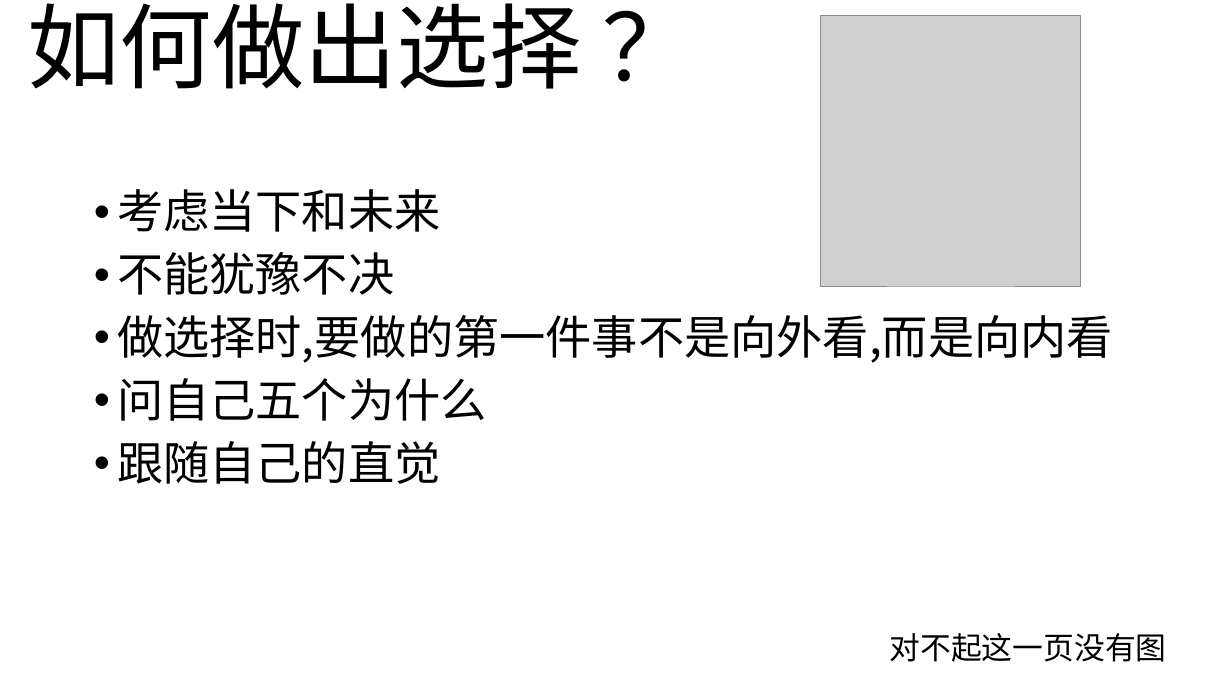
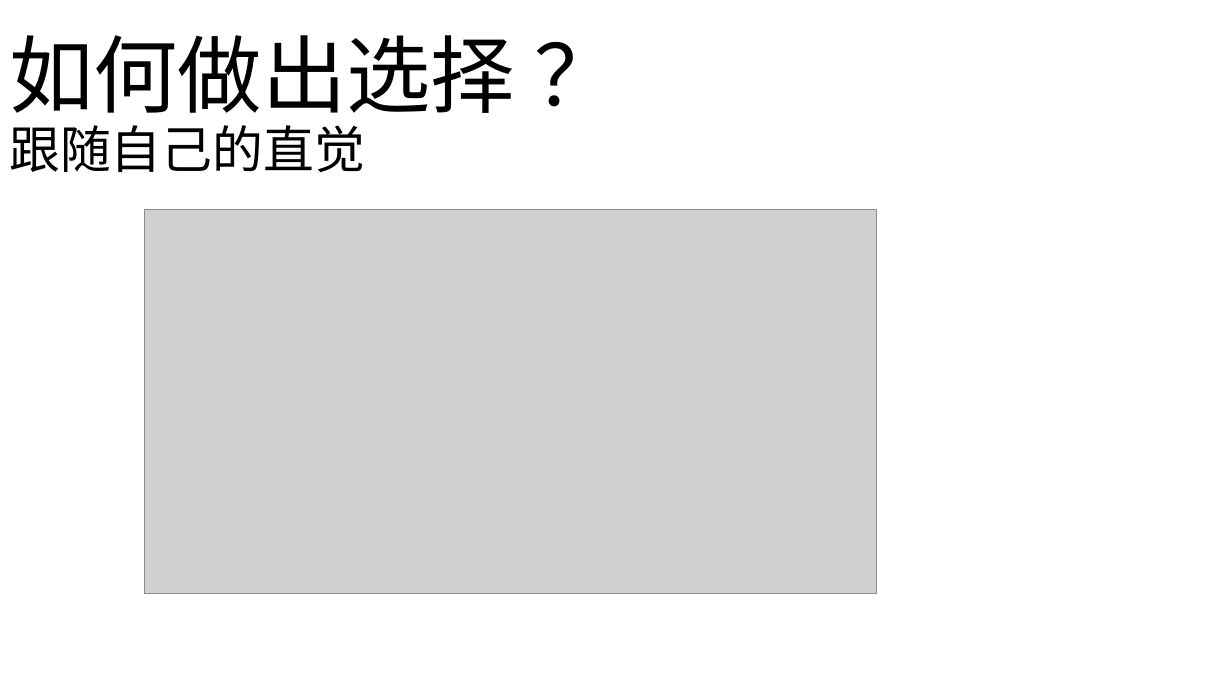
Before and after one commit to BambooDay/OI, a slide deck: slide 9 of 激情演讲.pptx (slide 5 before the commit). Drawn at 1232x693 pixels with LibreOffice and Linux fonts; fonts in the diff are those of the drawing; grey boxes stand for pictures. Boxes give left, top, right and bottom in pixels: in the first picture for what was removed or moved away, otherwise in the second. Text is boxed around its words. In the diff, an @@ line names an element or a change of style, - is before the commit and + after.

```diff
--- a/激情演讲.pptx
+++ b/激情演讲.pptx
@@ picture removed at (821, 16, 1080, 287) @@
@@ title at (9, 35, 515, 172): text changed; size 72 to 65.7 pt @@
-如何做出选择 ？
+如何做出选择 ？
+跟随自己的直觉
@@ text removed at (117, 189, 1113, 484) @@
-• 考虑当下和未来
-• 不能犹豫不决
-• 做选择时,要做的第一件事不是向外看,而是向内看
-• 问自己五个为什么
-• 跟随自己的直觉
@@ picture added at (144, 209, 876, 592) @@
@@ text removed at (890, 633, 1167, 662) @@
-对不起这一页没有图
```
Also in this commit, not shown: 1 other slide changed, 5 slides added.
